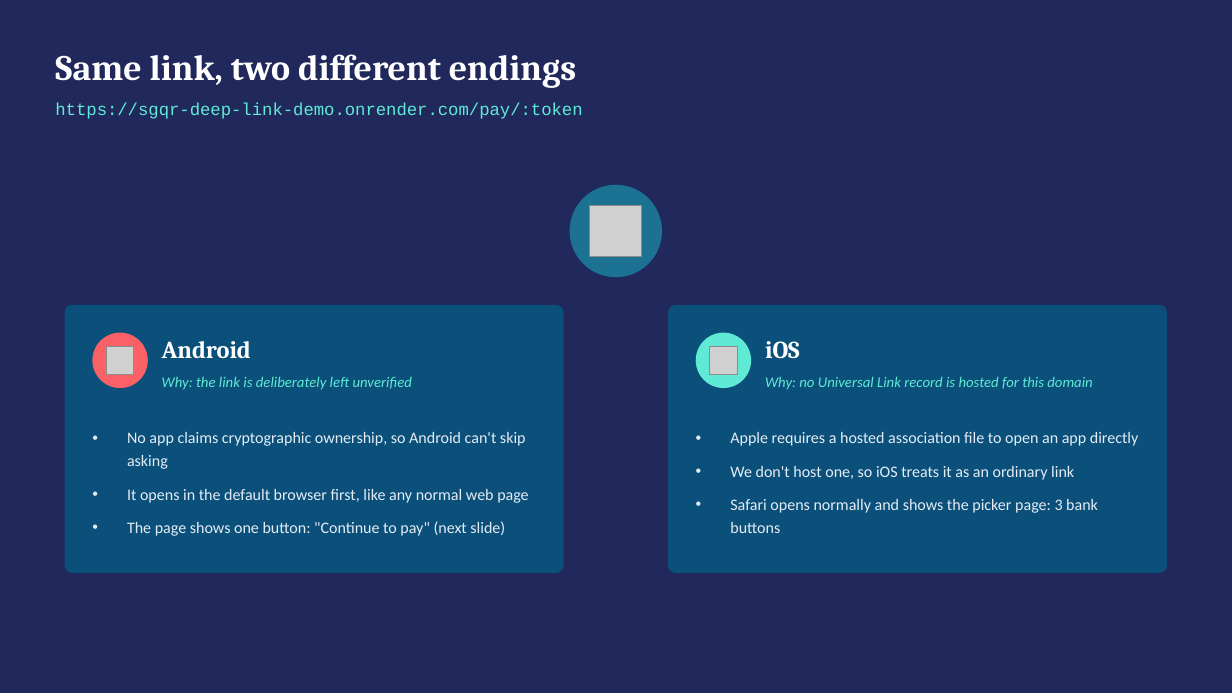
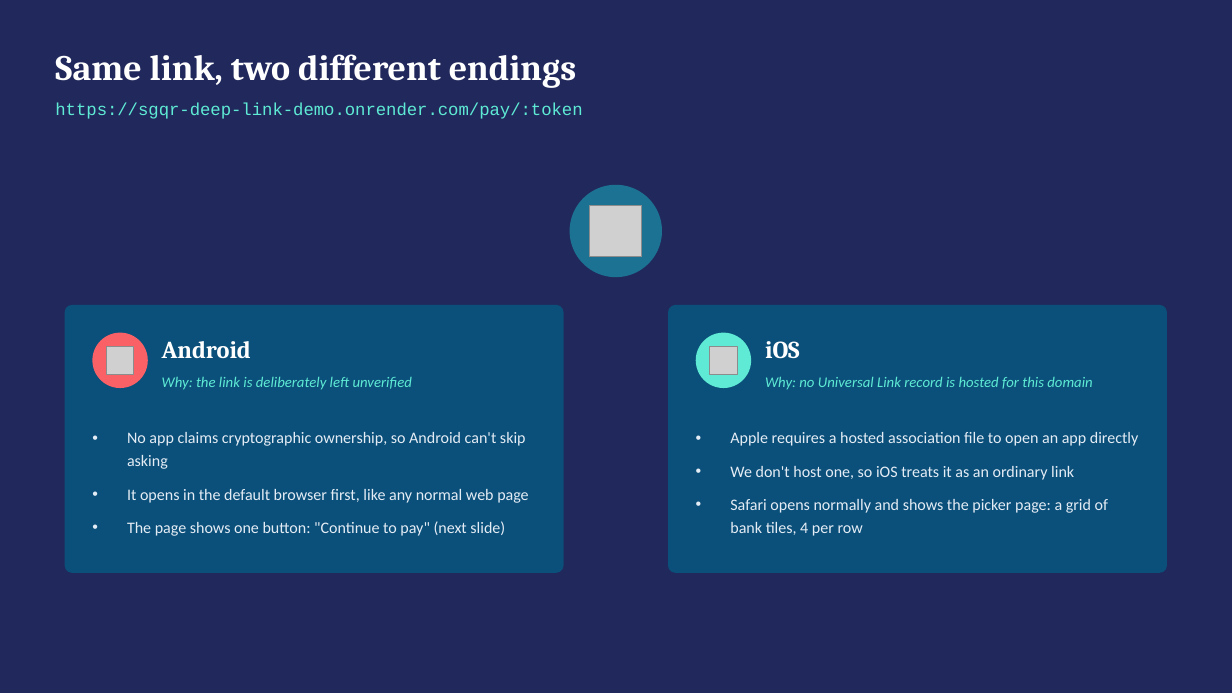
Before and after one commit to deandrehaijielim-commits/sgqr-deep-link-demo, a slide deck: slide 3 of SGQR_Deep_Linking_Simulation.pptx. Drawn at 1232x693 pixels with LibreOffice and Linux fonts; fonts in the diff are those of the drawing; grey boxes stand for pictures. Boxes give left, top, right and bottom in pixels: in the first picture for what was removed or moved away, otherwise in the second. Text is boxed around its words. In the diff, an @@ line names an element or a change of style, - is before the commit and + after.

```diff
--- a/SGQR_Deep_Linking_Simulation.pptx
+++ b/SGQR_Deep_Linking_Simulation.pptx
@@ text at [730, 499, 1108, 536]: text changed @@
-• Safari opens normally and shows the picker page: 3 bank buttons
+• Safari opens normally and shows the picker page: a grid of bank tiles, 4 per row
```
Also in this commit, not shown: 2 other slides changed, 2 slides added, 2 other files.
